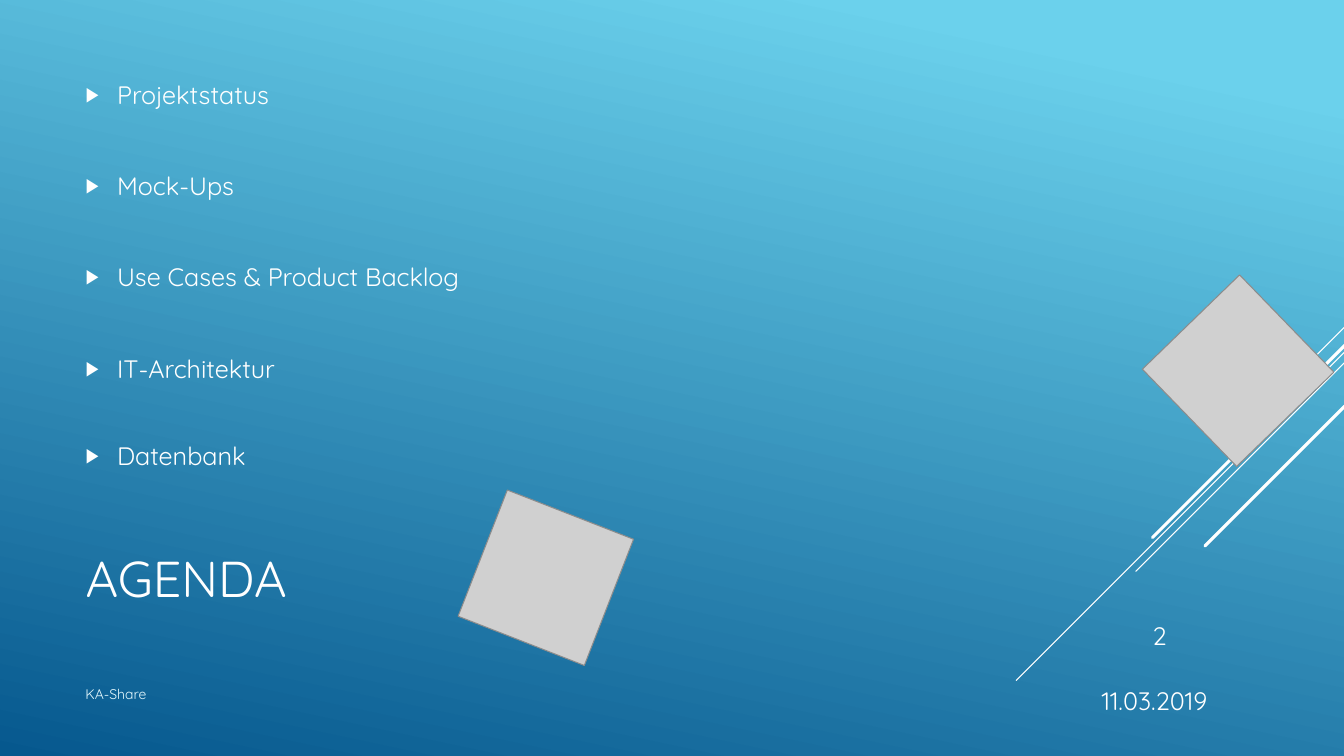
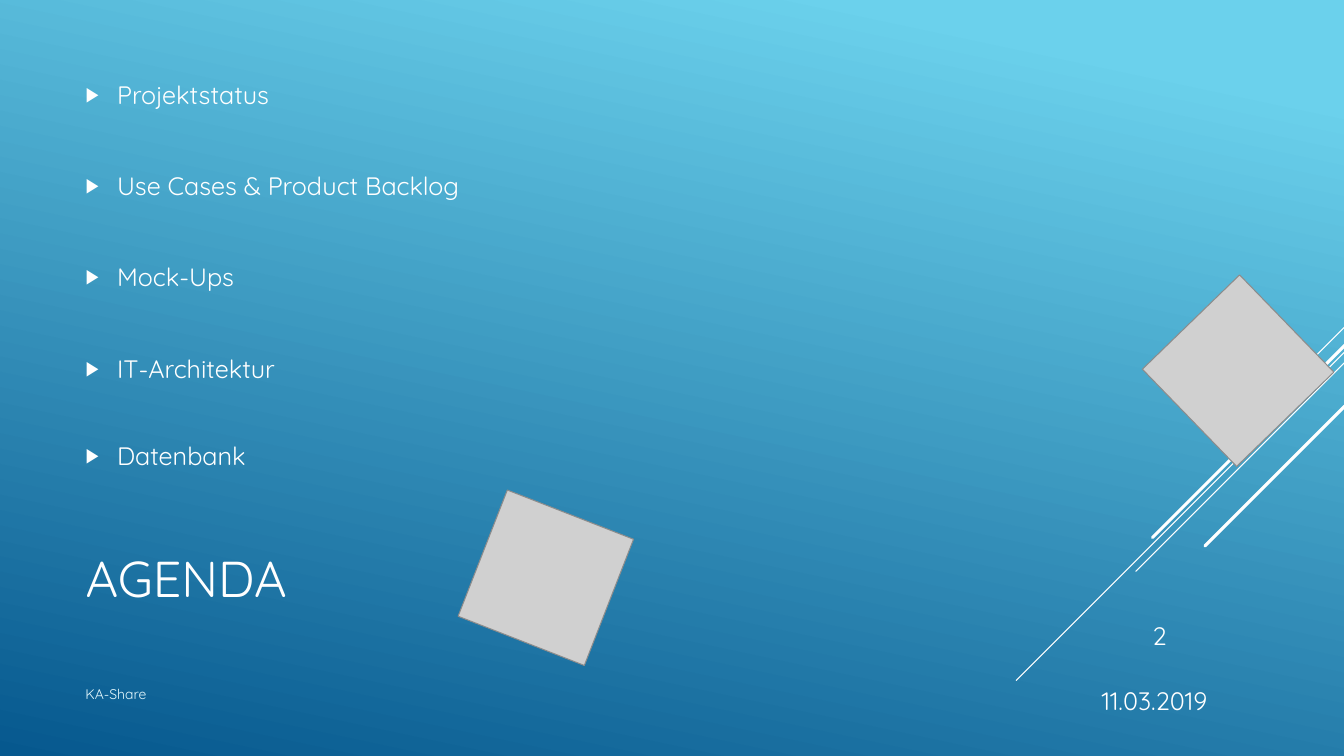
Before and after one commit to KanBen86/ProjektCarsharing, a slide deck: slide 2 of Präsentation/Statuspräsentation1.pptx. Drawn at 1344x756 pixels with LibreOffice and Linux fonts; fonts in the diff are those of the drawing; grey boxes stand for pictures. Boxes give left, top, right and bottom in pixels: in the first picture for what was removed or moved away, otherwise in the second. Text is boxed around its words. In the diff, an @@ line names an element or a change of style, - is before the commit and + after.

Commit message:
Agenda die Reihenfolge geändert

```diff
--- a/Präsentation/Statuspräsentation1.pptx
+++ b/Präsentation/Statuspräsentation1.pptx
@@ text at (117,176,459,200): paragraph added @@
+▶ Use Cases & Product Backlog
@@ text at (117,267,459,291): paragraph removed @@
-▶ Use Cases & Product Backlog
```
